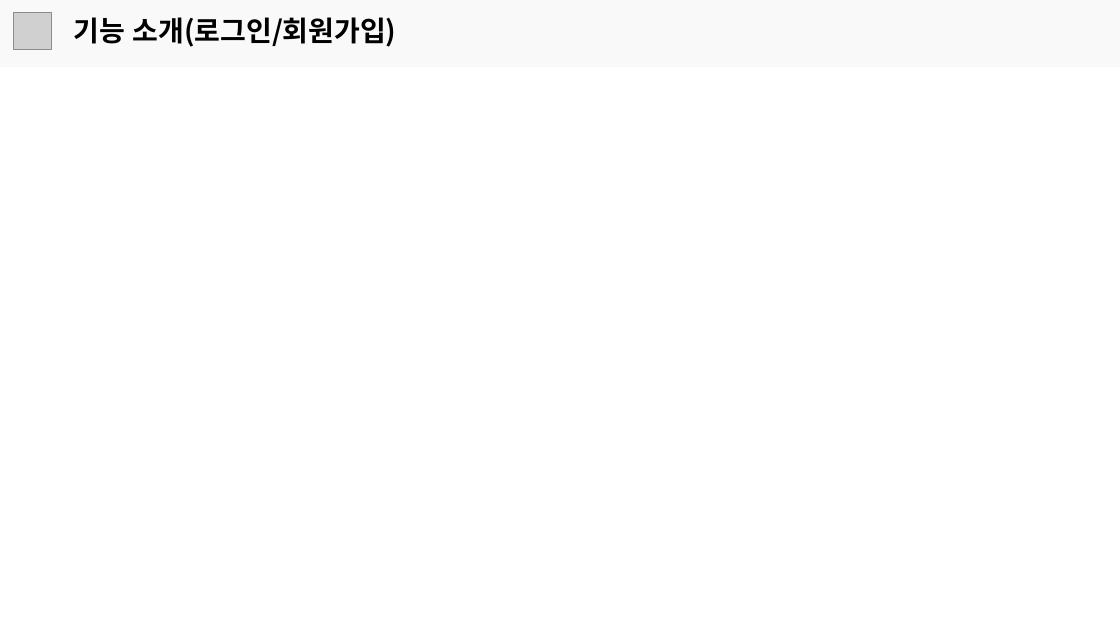
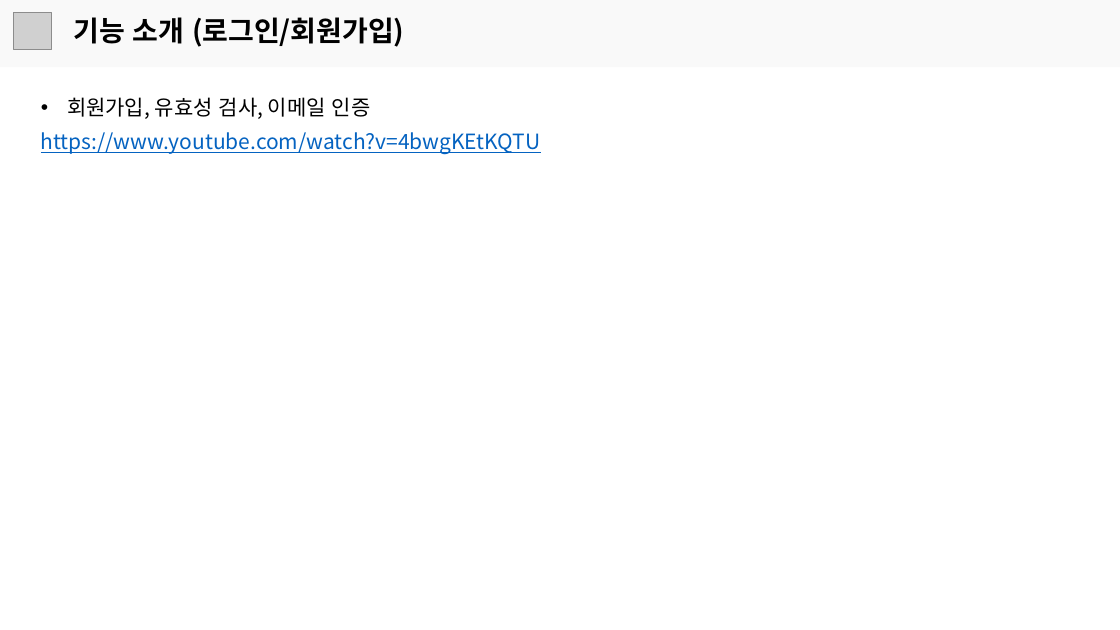
Before and after one commit to JGwanghou/Photostagram_, a slide deck: slide 9 of 프로젝트 발표 보고서.pptx. Drawn at 1120x630 pixels with LibreOffice and Linux fonts; fonts in the diff are those of the drawing; grey boxes stand for pictures. Boxes give left, top, right and bottom in pixels: in the first picture for what was removed or moved away, otherwise in the second. Text is boxed around its words. In the diff, an @@ line names an element or a change of style, - is before the commit and + after.

```diff
--- a/프로젝트 발표 보고서.pptx
+++ b/프로젝트 발표 보고서.pptx
@@ text at box(73, 17, 404, 47): spaces changed @@
-기능 소개(로그인/회원가입)
+기능 소개 (로그인/회원가입)
@@ text added at box(67, 97, 371, 119), 18 pt, text #000000 @@
+• 회원가입, 유효성 검사, 이메일 인증
@@ text added at box(41, 132, 541, 154), 18 pt, text #0563C1, underline @@
+https://www.youtube.com/watch?v=4bwgKEtKQTU
```
Also in this commit, not shown: 5 other slides changed, 4 slides added, 3 slides removed, 8 other files.
